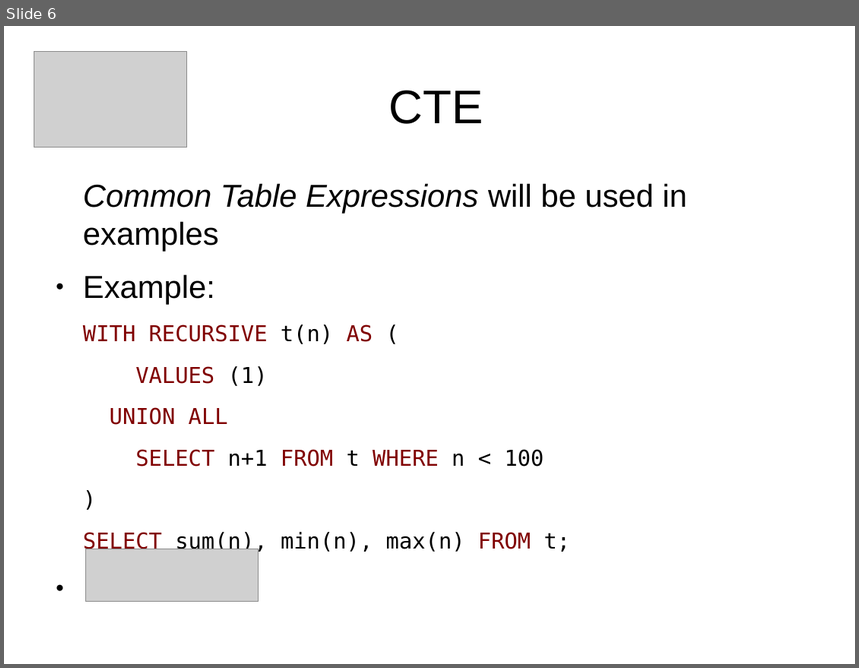
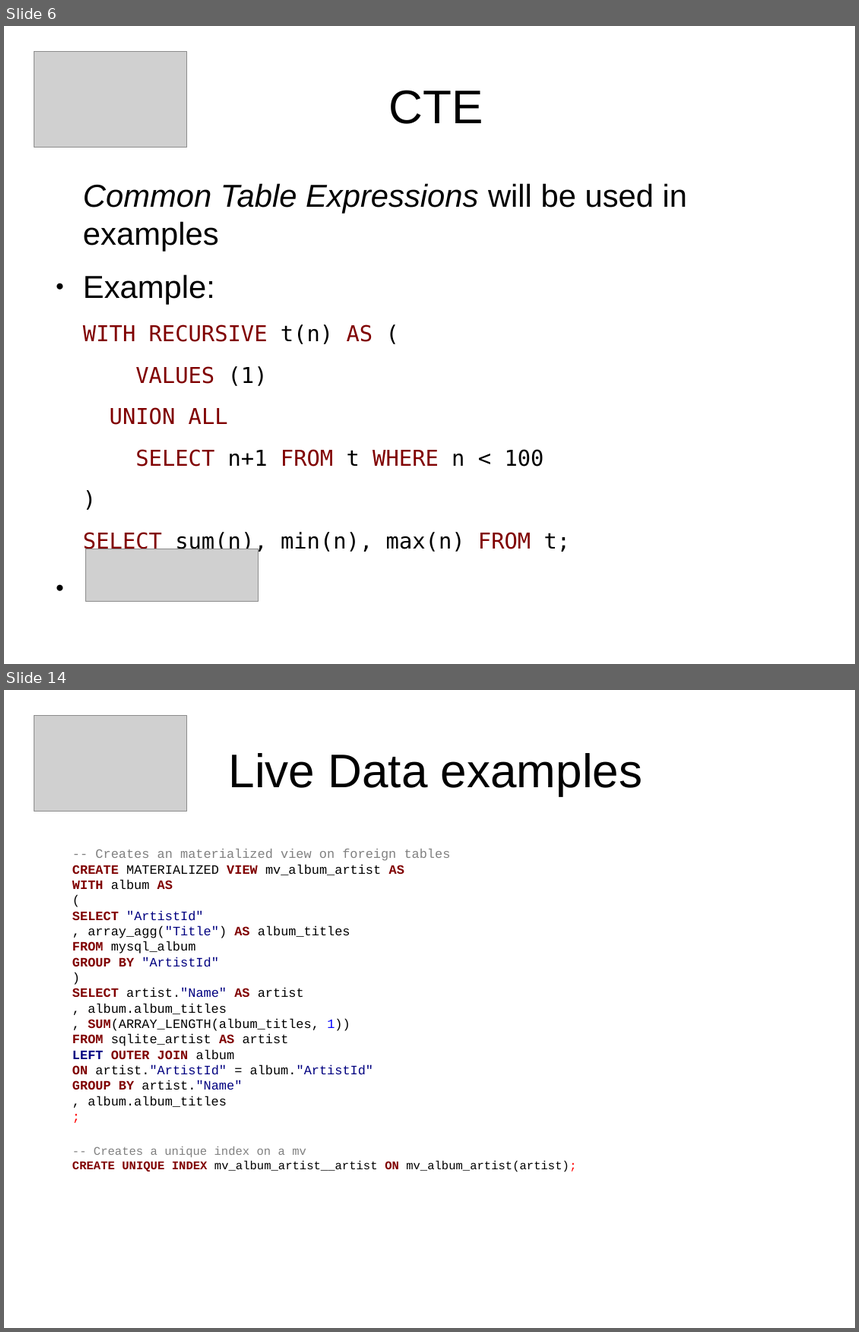
Before and after one commit to sjstoelting/talks, a slide deck: one-database-to-rule-em-all/PostgreSQL-FDW.odp. Shown one above the other, each under a label of ours: slide 6 before the commit, slides 6 and 14 after it; the slides between them are not shown. The pictures are 859x668 and 859x1332 pixels, drawn with LibreOffice and Linux fonts; fonts in the diff are those of the drawing; grey boxes stand for pictures. Boxes give left, top, right and bottom in pixels: in the first picture for what was removed or moved away, otherwise in the second. Text is boxed around its words. In the diff, an @@ line names an element or a change of style, - is before the commit and + after.

Commit message:
Extended the slides with queries and screenshots of the live part. In case something doesn't work during the talk.

```diff
--- a/one-database-to-rule-em-all/PostgreSQL-FDW.odp
+++ b/one-database-to-rule-em-all/PostgreSQL-FDW.odp
@@ slide 14 added at (4,690,855,1328), background #FFFFFF @@
@@ picture added at (34,716,187,812) @@
@@ title added at (229,753,643,796), 44 pt, text #000000 @@
+Live Data examples
@@ text added at (72,849,451,1107), 12 pt, text #000000 @@
+-- Creates an materialized view on foreign tables
+CREATE MATERIALIZED VIEW mv_album_artist AS
+WITH album AS
+(
+SELECT "ArtistId"
+, array_agg("Title") AS album_titles
+FROM mysql_album
+GROUP BY "ArtistId"
+)
+SELECT artist."Name" AS artist
+, album.album_titles
+, SUM(ARRAY_LENGTH(album_titles, 1))
+FROM sqlite_artist AS artist
+LEFT OUTER JOIN album
+ON artist."ArtistId" = album."ArtistId"
+GROUP BY artist."Name"
+, album.album_titles
+;
@@ text added at (72,1147,576,1173), 11 pt, text #000000 @@
+-- Creates a unique index on a mv
+CREATE UNIQUE INDEX mv_album_artist__artist ON mv_album_artist(artist);
```
Also in this commit, not shown: 1 slide changed, 20 other slides added, 1 other file.
